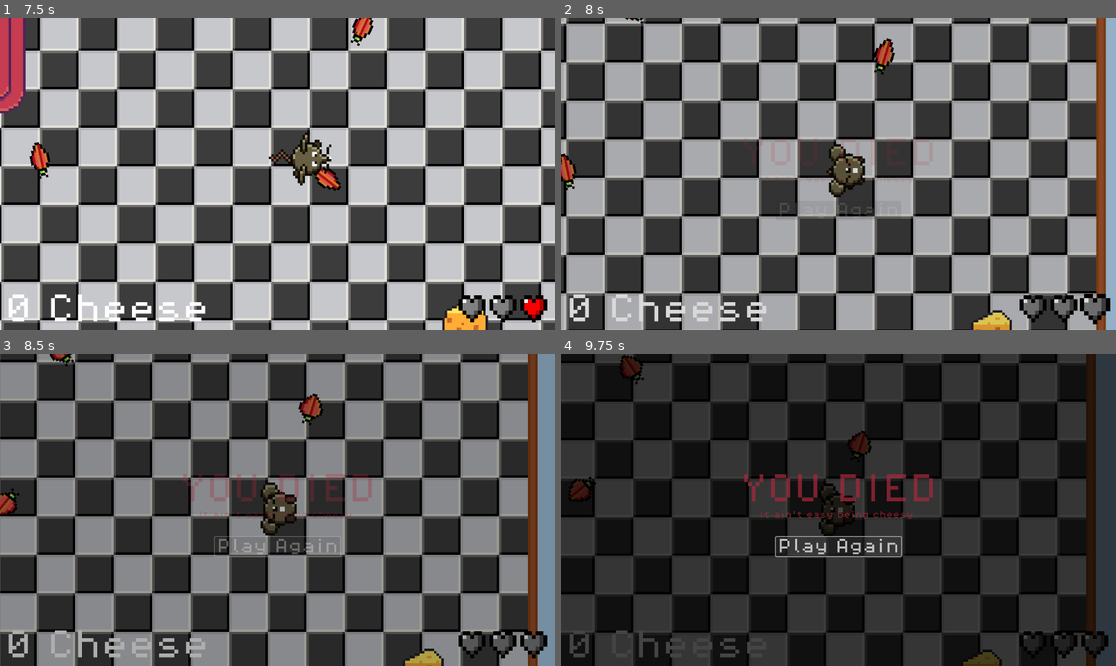
Above: before the commit, frames 1-4 (two rows, left to right).
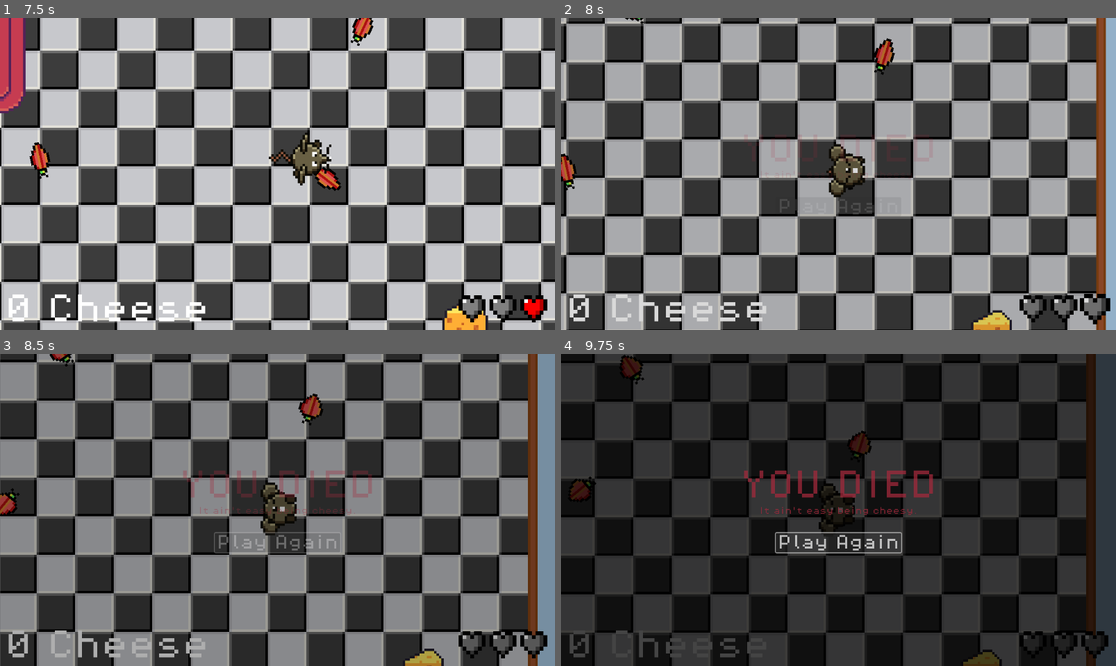
Above: after the commit, the same moments.

Repository: rasmussvala/TDDD23-Cheddar-Chase
Game: Godot game, scene res://scenes/game.tscn
The game is run twice, just before and just after one commit, with the same random seed, the same clock (stepped at 60 frames per second) and the same inputs. This scene is started directly instead of the project's main scene.
Inputs:
- Up to frame 1 (7.5 s): tap Enter at 0.5 s; hold Right (ui_right) 0.53-1.28 s; hold Down (ui_down) 1.28-2.03 s; hold Right (ui_right) 2.03-2.78 s; hold Up (ui_up) 2.78-3.53 s; hold Left (ui_left) 3.53-5.03 s; hold Down (ui_down) 5.03-5.78 s; hold Right (ui_right) 5.78-6.53 s; hold Up (ui_up) 6.53-7.28 s; hold Right (ui_right) from 7.28 s (still down)
- Up to frame 2 (8 s): keep holding Right (ui_right)
- Up to frame 3 (8.5 s): release Right (ui_right) at 8 s; click "Play Again" at 8 s
- Up to frame 4 (9.75 s): click "Play Again" at 8.75 s; click "Play Again" at 9.5 s

Frame 1 is identical in both runs. In frame 2, 0.1% of the frame differs, in the area x 39-57%, y 58-64%; in frame 3, 1.3%; in frame 4, 1.8%, in the area x 32-68%, y 37-66%.

Commit message:
Centered Text in Death Screen

Diff:
--- a/scenes/death_screen.tscn
+++ b/scenes/death_screen.tscn
@@ -22,9 +22,9 @@
 anchor_right = 0.5
 anchor_bottom = 0.5
 offset_left = -204.0
-offset_top = -74.0
+offset_top = -82.0
 offset_right = 204.0
-offset_bottom = -10.0
+offset_bottom = -18.0
 grow_horizontal = 2
 grow_vertical = 2
 theme_override_colors/font_color = Color(0.643137, 0.160784, 0.235294, 1)
@@ -40,9 +40,9 @@
 anchor_right = 0.5
 anchor_bottom = 0.5
 offset_left = -165.0
-offset_top = 1.5
+offset_top = -6.5
 offset_right = 165.0
-offset_bottom = 24.5
+offset_bottom = 16.5
 grow_horizontal = 2
 grow_vertical = 2
 theme_override_colors/font_color = Color(0.643137, 0.160784, 0.235294, 1)
@@ -58,9 +58,9 @@
 anchor_right = 0.5
 anchor_bottom = 0.5
 offset_left = -130.0
-offset_top = 56.0
+offset_top = 48.0
 offset_right = 130.0
-offset_bottom = 96.0
+offset_bottom = 88.0
 grow_horizontal = 2
 grow_vertical = 2
 theme_override_fonts/font = ExtResource("1_vrx8g")
